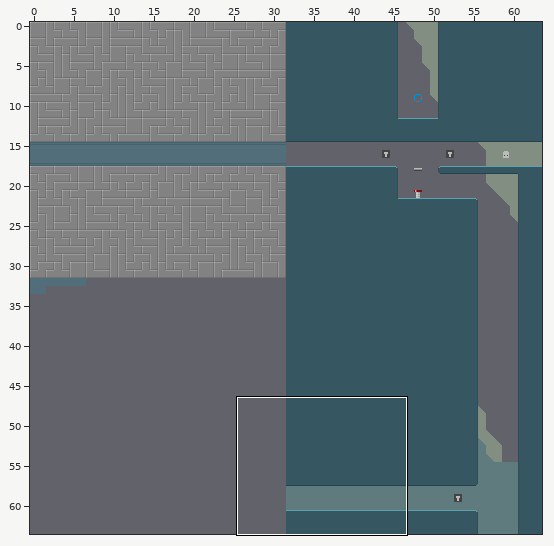
Tiled map (JSON) -- tiled/maps/2-1.json. Above: a wide view before the commit, with the close-up outlined.
Close-up. Before the edit:
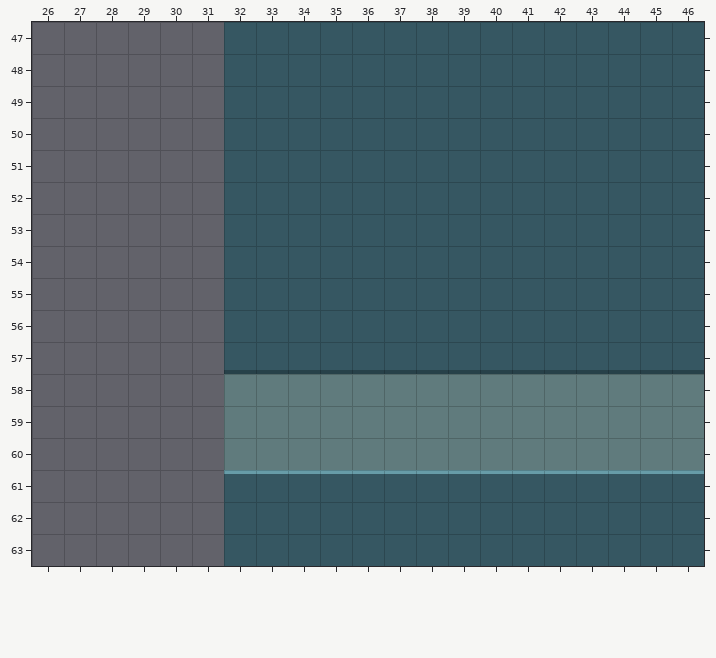
Cells are 8x8 px. Shown: x 26..46, y 47..63. The commit also changed other parts of the map, which this record leaves out.
After:
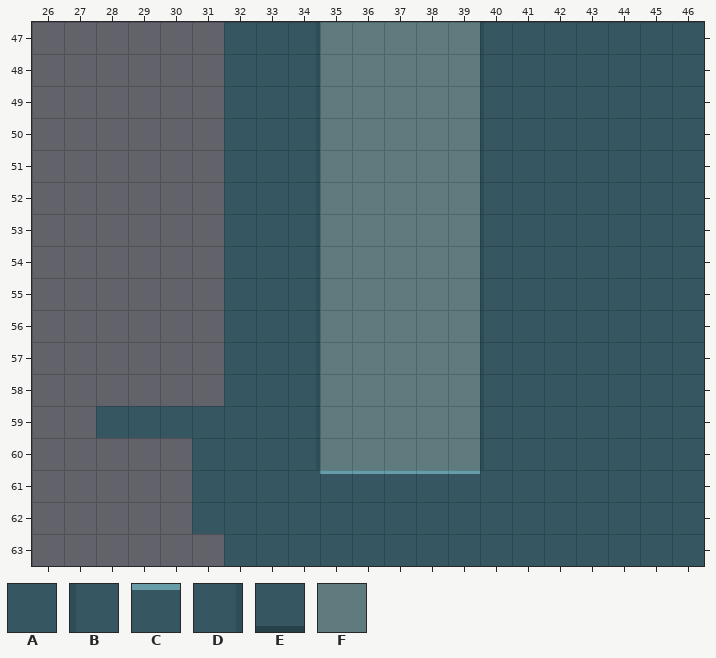
Key: from "tileset": A 0, B 1, C 3, D 9, E 11, F 32.
_ is an empty cell, . an unchanged one.
Edits made:
--- layer "main"
@@ x 28..46 @@
-47 .......AAAAA.......
-48 .......AAAAA.......
-49 .......AAAAA.......
-50 .......AAAAA.......
-51 .......AAAAA.......
-52 .......AAAAA.......
-53 .......AAAAA.......
-54 .......AAAAA.......
-55 .......AAAAA.......
-56 .......AAAAA.......
-57 ....EEEEEEEEEEEEEEE
-58 ....FFF.....FFFFFFF
-59 ____FFF.....FFFFFFF
-60 ..._FFF.....FFFFFFF
-61 ..._CCC.....CCCCCCC
-62 ..._...............
+47 .......FFFFF.......
+48 .......FFFFF.......
+49 .......FFFFF.......
+50 .......FFFFF.......
+51 .......FFFFF.......
+52 .......FFFFF.......
+53 .......FFFFF.......
+54 .......FFFFF.......
+55 .......FFFFF.......
+56 .......FFFFF.......
+57 ....AADFFFFFBAAAAAA
+58 ....AAD.....BAAAAAA
+59 AAAAAAD.....BAAAAAA
+60 ...AAAD.....BAAAAAA
+61 ...AAAA.....AAAAAAA
+62 ...A...............
